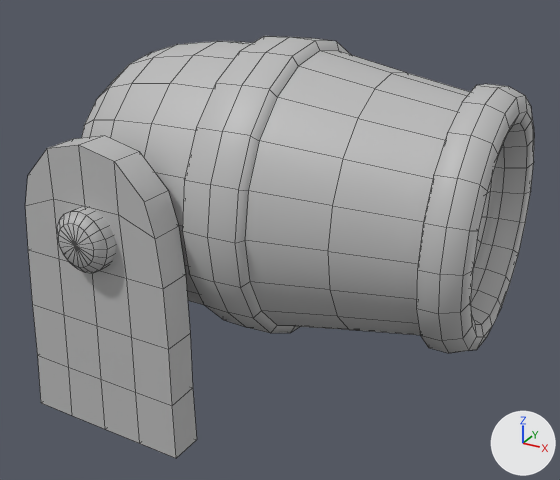
Two versions of the FBX model Assets/Visuals/Models/World/cannon 1.fbx, one commit apart.
One viewpoint serves both versions: a 50 mm lens placed at (3.77, -1.573, 2.835), pointed at (2.921, -0.03, 2.063). The lights are fixed; the arrows at lower right show +X, +Y and +Z. Mesh edges are drawn as thin lines. Where no turn or scale is listed for an object, it has been applied to the vertices.

The older version as bpy lines, for what is in view:
```python
me_mesh = bpy.data.meshes.new('Mesh')
me_mesh.from_pydata(...)  # 402 vertices, 420 faces; spans x -0.273..0.804, y -0.354..0.357, z -0.324..0.388
me_mesh.materials.append(mat_lambert11)  # grey #bcbcbc
me_mesh_001 = bpy.data.meshes.new('Mesh.001')
me_mesh_001.from_pydata(...)  # 120 vertices, 116 faces; spans x -0.218..0.218, y -0.422..0.422, z -0.361..0.361
me_mesh_001.materials.append(mat_lambert11)  # grey #bcbcbc
me_mesh_002 = bpy.data.meshes.new('Mesh.002')
me_mesh_002.from_pydata(...)  # 122 vertices, 120 faces; spans x -0.071..0.071, y -0.464..0.464, z -0.071..0.071
me_mesh_002.materials.append(mat_lambert11)  # grey #bcbcbc
ob_pcylinder14 = bpy.data.objects.new('pCylinder14', me_mesh)
ob_pcylinder14.location = (2.649, 0.0, 2.163)
ob_polysurface21 = bpy.data.objects.new('polySurface21', me_mesh_001)
ob_polysurface21.location = (2.649, 0.0, 2.011)
ob_polysurface23 = bpy.data.objects.new('polySurface23', me_mesh_002)
ob_polysurface23.location = (2.667, 0.0, 2.163)
```
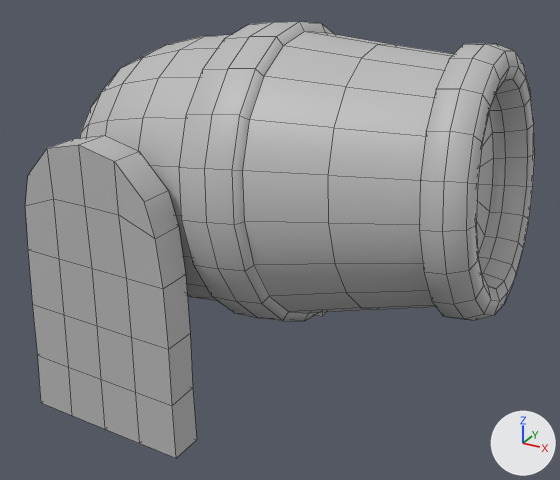
The change, as a list of edits to the scene's bpy script:
```text
Change me_mesh:
    where me_mesh.from_pydata(...)  # 402 vertices, 420 faces; spans x -0.273..0.804, y -0.354..0.357, z -0.324..0.388
    used by ob_pcylinder14; location = (2.649, 0.0, 2.163)
    me_mesh part 1: the whole mesh is multiplied about its middle by the matrix ((0.996, 0.0, -0.113), (0.0, 1.0, 0.0), (0.113, 0.0, 0.994)), then moved by (-0.001, 0.0, 0.031)
Remove ob_polysurface23:
    ob_polysurface23 = bpy.data.objects.new('polySurface23', me_mesh_002)
    ob_polysurface23.location = (2.667, 0.0, 2.163)
```

Changed parts and their boxes [x1, y1, x2, y2] in the pictures (560 x 480 px):
'pCylinder14', reshaped: before [81, 36, 534, 353]; after [80, 22, 535, 321]
'polySurface23', deleted: before [57, 207, 116, 273]
